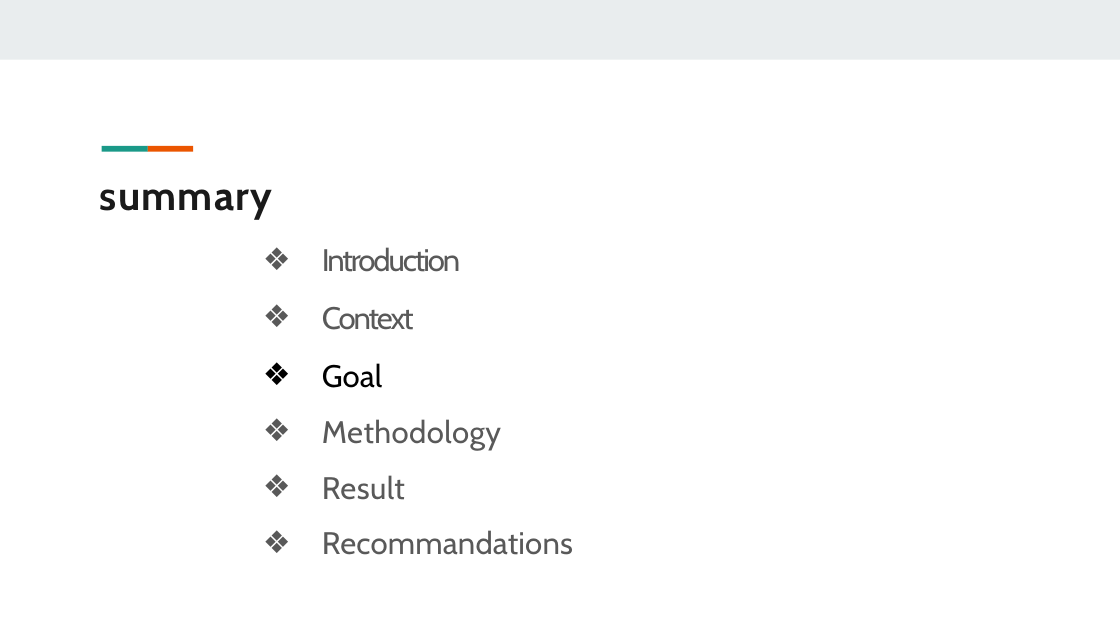
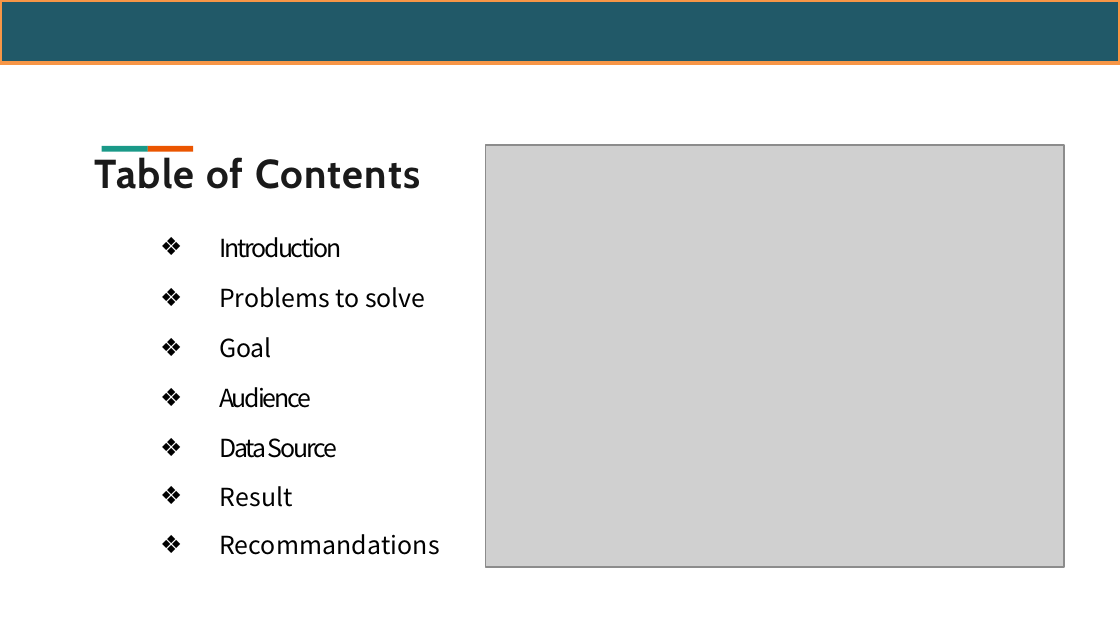
Before and after one commit to Thermoris1212/Ayiti-Analytics-Capstone-project, a slide deck: slide 3 of présentationCapstone.pptx (slide 2 before the commit). Drawn at 1120x630 pixels with LibreOffice and Linux fonts; fonts in the diff are those of the drawing; grey boxes stand for pictures; background and template pictures are left out. Boxes give left, top, right and bottom in pixels: in the first picture for what was removed or moved away, otherwise in the second. Text is boxed around its words. In the diff, an @@ line names an element or a change of style, - is before the commit and + after.

```diff
--- a/présentationCapstone.pptx
+++ b/présentationCapstone.pptx
@@ rectangle added at [0,0,1120,63], fill #215968, outline #F79646 2 pt @@
@@ rectangle: place and size @@
-rectangle at [373,82,869,538]
+rectangle at [549,77,1045,533]
@@ picture added at [485,144,1064,567] @@
@@ title added at [95,157,420,189], 26 pt, text #1A1A1A, bold @@
+Table of Contents
@@ title removed at [100,189,273,220] @@
-summary
@@ text "Introduction": place and size @@
-text "Introduction" at [322,247,573,555]
+text "Introduction" at [219,237,439,555]
@@ text at [219,237,439,555]: size 20 to 16 pt, font Cabin to Noto Sans CJK SC in "Introduction", "Goal", "Result", "Recommandations"; text colour #595959 to #000000 in "Introduction", "Result", "Recommandations" @@
@@ text at [219,287,425,308]: text changed; size 20 to 16 pt; font Cabin to Noto Sans CJK SC; text colour #595959 to #000000 @@
-❖ Context
+❖ Problems to solve
@@ text at [219,387,338,458]: text changed; size 20 to 16 pt; font Cabin to Noto Sans CJK SC; text colour #595959 to #000000 @@
-❖ Methodology
+❖ Audience
+❖ Data Source
```
Also in this commit, not shown: 2 other slides changed, 9 slides added, 3 slides removed.
